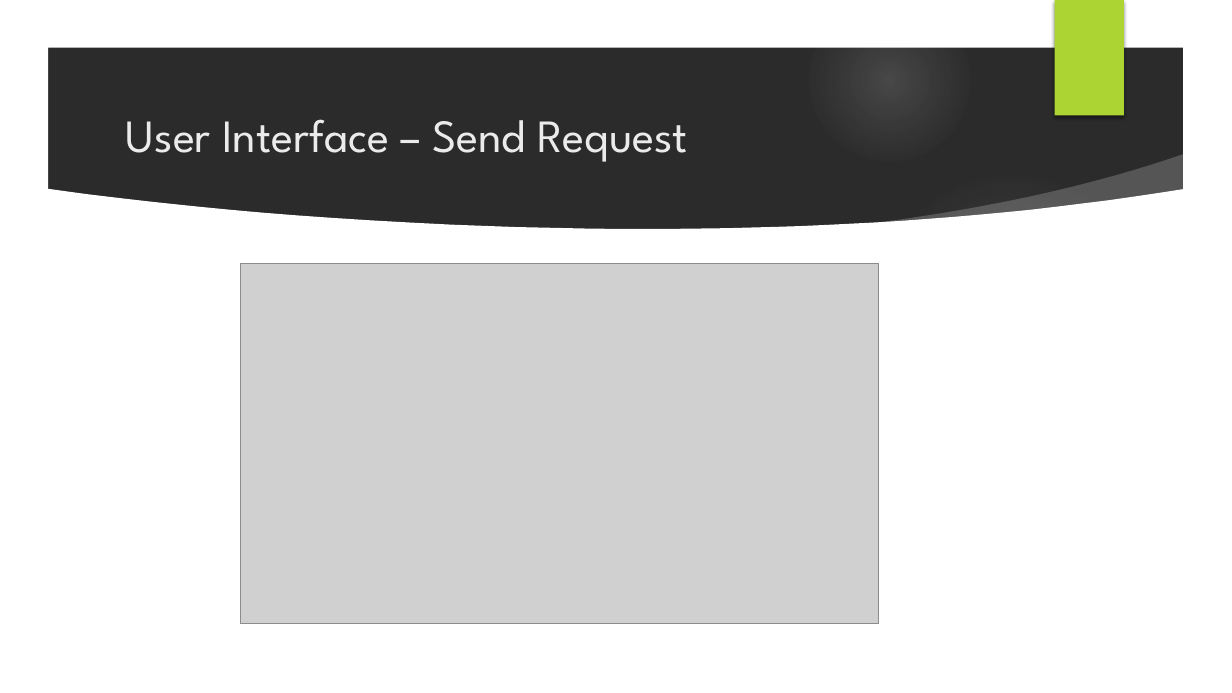
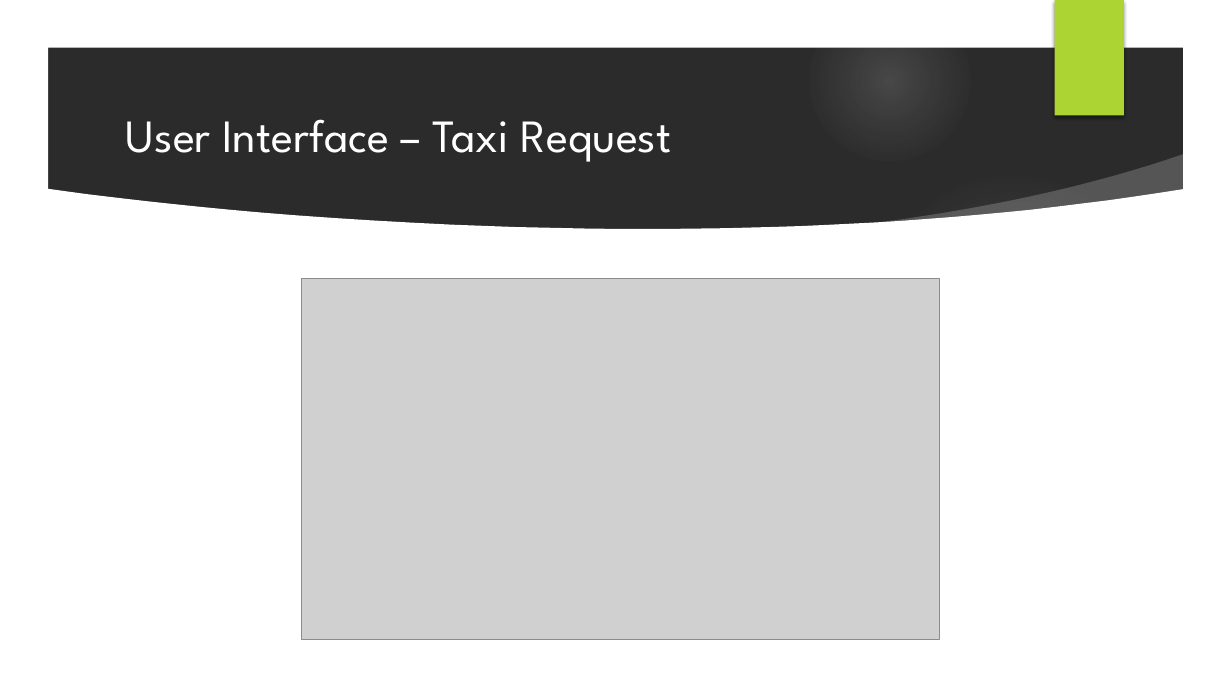
Before and after one commit to Maiux92/ingsw2project, a slide deck: slide 13 of Slides/Project Presentation.pptx. Drawn at 1232x693 pixels with LibreOffice and Linux fonts; fonts in the diff are those of the drawing; grey boxes stand for pictures; background and template pictures are left out; a plain dark background stands for a picture behind light text. Boxes give left, top, right and bottom in pixels: in the first picture for what was removed or moved away, otherwise in the second. Text is boxed around its words. In the diff, an @@ line names an element or a change of style, - is before the commit and + after.

```diff
--- a/Slides/Project Presentation.pptx
+++ b/Slides/Project Presentation.pptx
@@ title at box(126, 119, 671, 162): text changed; text colour #EBEBEB to #FFFFFF @@
-User Interface – Send Request
+User Interface – Taxi Request
@@ picture: place and size @@
-picture at box(240, 263, 879, 625)
+picture at box(301, 278, 940, 640)
```
Also in this commit, not shown: 54 other slides changed, 3 slides added, 3 slides removed, 2 other files.
